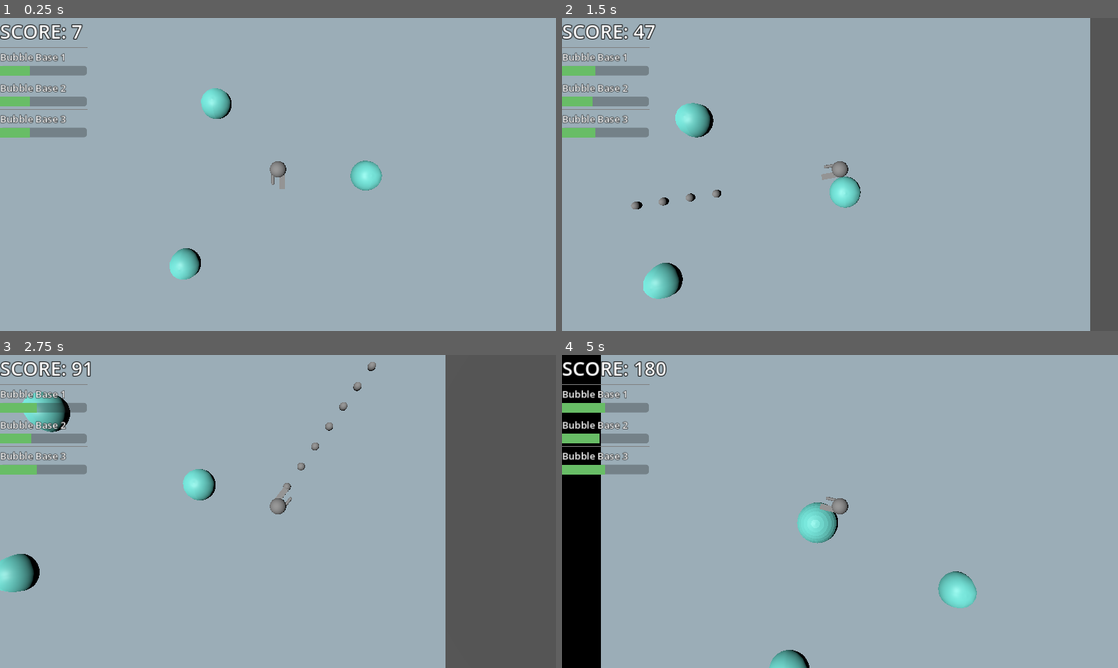
Above: before the commit, frames 1-4 (two rows, left to right).
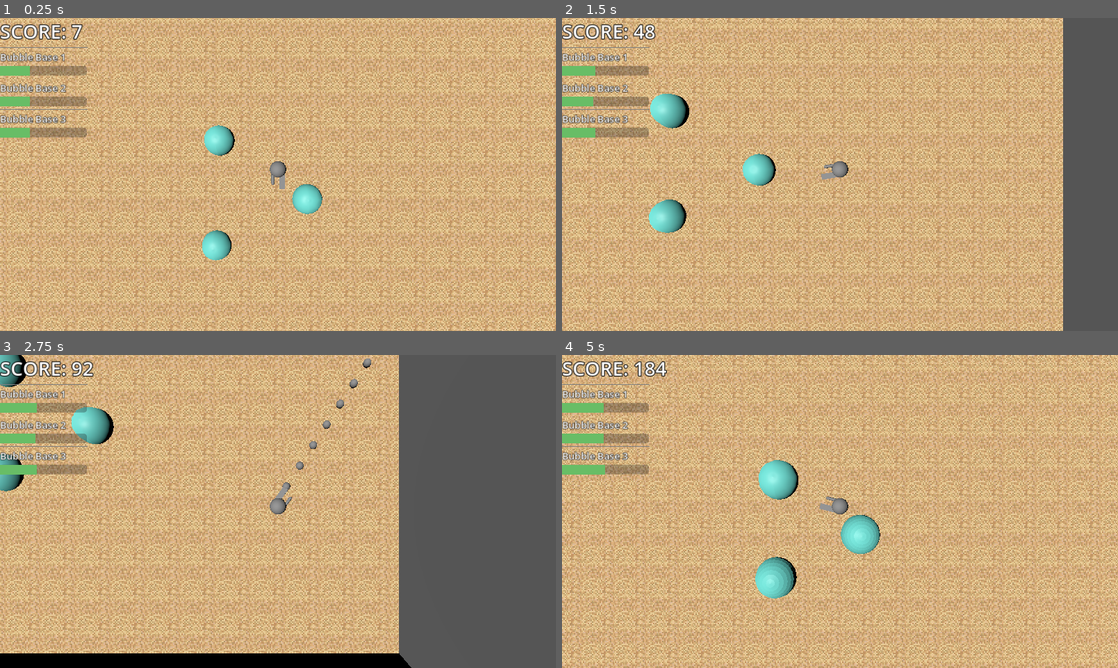
Above: after the commit, the same moments.

Repository: BlackBarman/GGJ_2025
Game: Godot game, scene res://Levels/level.tscn
The game is run twice, just before and just after one commit, with the same random seed, the same clock (stepped at 60 frames per second) and the same inputs.
Inputs (mouse positions are in pixels of both pictures, inside the frame that each line leads up to):
- Up to frame 1 (0.25 s): no input
- Up to frame 2 (1.5 s): tap Enter (ui_accept) at 0.5, 0.77 s; move the mouse to (962, 158) at 0.52 s; press the mouse at (962, 158) at 0.53 s; hold Right (ui_right) 0.53-1.28 s; move the mouse to (728, 190) at 1.27 s; release the mouse at (728, 190) at 1.28 s; hold Down (ui_down) from 1.28 s (still down); click (728, 190) at 1.35 s
- Up to frame 3 (2.75 s): tap Enter (ui_accept) at 1.52 s; move the mouse to (333, 442) at 2.02 s; release Down (ui_down) at 2.03 s; press the mouse at (333, 442) at 2.03 s; hold Right (ui_right) from 2.03 s (still down)
- Up to frame 4 (5 s): move the mouse to (812, 574) at 2.77 s; release Right (ui_right) at 2.78 s; release the mouse at (812, 574) at 2.78 s; hold Up (ui_up) 2.78-3.53 s; click (812, 574) at 2.85 s; tap Enter (ui_accept) at 3.02, 3.77, 4.52 s; move the mouse to (1006, 558) at 3.52 s; press the mouse at (1006, 558) at 3.53 s; hold Left (ui_left) from 3.53 s (still down); move the mouse to (673, 464) at 4.27 s; release the mouse at (673, 464) at 4.28 s; click (673, 464) at 4.35 s

The runs differ from the first frame. In frame 1, 98% of the frame differs, in the area x 0-100%, y 0-100%; in frame 2, 93%; in frame 3, 78%; in frame 4, 98%.

Commit message:
fixed issue with different enemies

Diff:
--- a/ggj_2025/LevelIngredients/chase_enemy.gd
+++ b/ggj_2025/LevelIngredients/chase_enemy.gd
@@ -1,6 +1,7 @@
 extends CharacterBody3D
 @export var damage_to_bubble = 10
 @export var nav_speed = 2
+@export var follow_player =false
 var target_bubble = null
 @onready var nav_agent = $NavigationAgent3D
 var following_player=false
@@ -36,7 +37,7 @@
 		_get_new_bubble()
 		return
 
-	if !following_player:
+	if !following_player || !follow_player:
 		var bubble_size = target_bubble.get_global_transform().basis.x
 		var current_location = global_transform.origin
 		var next_location = nav_agent.target_position
@@ -66,7 +67,8 @@
 
 
 func _on_detection_collider_body_entered(body: Node3D) -> void:
-	if  body.name == "CharacterBody3D":
-		following_player =true
-		target_bubble =body
-		update_target_location(body.global_position)
+	if follow_player:
+		if  body.name == "CharacterBody3D":
+			following_player =true
+			target_bubble =body
+			update_target_location(body.global_position)
--- a/ggj_2025/LevelIngredients/chase_enemy.tscn
+++ b/ggj_2025/LevelIngredients/chase_enemy.tscn
@@ -9,6 +9,7 @@
 
 [node name="ChaseEnemy" type="CharacterBody3D" groups=["EnemyGroup", "enemies"]]
 script = ExtResource("1_goor2")
+follow_player = true
 
 [node name="Area3D" type="Area3D" parent="." groups=["EnemyCollisionGroup"]]
 
--- a/ggj_2025/LevelIngredients/enemy.gd
+++ b/ggj_2025/LevelIngredients/enemy.gd
@@ -25,6 +25,9 @@
 		target_bubble =null
 
 func _physics_process(delta: float) -> void:
+	if global_position.y< -10:
+		print("please help me!!")
+
 	if nav_agent.is_target_reachable():
 		return
 	else:
@@ -36,7 +39,9 @@
 
 	var bubble_size = target_bubble.get_global_transform().basis.x
 	var current_location = global_transform.origin
-	var next_location = nav_agent.target_position
+	var next_location = nav_agent.get_next_path_position()
+	if global_transform.origin == next_location:
+		return
 	look_at(next_location)
 	rotation.x =0
 	rotation.z =0
--- a/ggj_2025/LevelIngredients/enemy.tscn
+++ b/ggj_2025/LevelIngredients/enemy.tscn
@@ -1,6 +1,6 @@
 [gd_scene load_steps=5 format=3 uid="uid://cc1glweosc7j1"]
 
-[ext_resource type="Script" path="res://LevelIngredients/enemy.gd" id="1_oapgt"]
+[ext_resource type="Script" path="res://LevelIngredients/chase_enemy.gd" id="1_qdhtq"]
 [ext_resource type="PackedScene" uid="uid://dvbcpyo2wiwqo" path="res://Art/Blockout/Mesh_TestEnemy.gltf" id="2_ep0hf"]
 
 [sub_resource type="CapsuleShape3D" id="CapsuleShape3D_q38e3"]
@@ -8,7 +8,7 @@
 [sub_resource type="SphereShape3D" id="SphereShape3D_j3jo5"]
 
 [node name="Enemy" type="CharacterBody3D" groups=["EnemyGroup", "enemies"]]
-script = ExtResource("1_oapgt")
+script = ExtResource("1_qdhtq")
 
 [node name="Area3D" type="Area3D" parent="." groups=["EnemyCollisionGroup"]]
 
--- a/ggj_2025/LevelIngredients/enemy_manager.gd
+++ b/ggj_2025/LevelIngredients/enemy_manager.gd
@@ -3,8 +3,8 @@
 @export var enemy_scene: PackedScene
 @export var chase_enemy_scene: PackedScene
 
-@export var enemy_spawn_time = 0.5
-@export var enemies_to_spawn = 3;
+@export var enemy_spawn_time = 1
+@export var enemies_to_spawn = 1;
 
 # Called when the node enters the scene tree for the first time.
 func _ready() -> void:
@@ -14,6 +14,8 @@
 
 # Called every frame. 'delta' is the elapsed time since the previous frame.
 func _process(delta: float) -> void:
+	var enemies = get_tree().get_nodes_in_group("EnemyGroup")
+	print(enemies.size())
 	pass
 
 
--- a/ggj_2025/Levels/level.tscn
+++ b/ggj_2025/Levels/level.tscn
@@ -1,17 +1,22 @@
-[gd_scene load_steps=12 format=3 uid="uid://dbkid55m6imlg"]
+[gd_scene load_steps=13 format=3 uid="uid://dbkid55m6imlg"]
 
 [ext_resource type="Script" path="res://Levels/level.gd" id="1_7dfin"]
 [ext_resource type="Texture2D" uid="uid://df6gxirkpdbur" path="res://Art/SpaceBackground.png" id="1_50b8p"]
-[ext_resource type="Texture2D" uid="uid://dcua7l7x4j8vs" path="res://Art/GreyBackground.png" id="1_o7hox"]
 [ext_resource type="PackedScene" uid="uid://qu7xa6wcyixa" path="res://LevelIngredients/BubbleBase.tscn" id="4_rhv53"]
 [ext_resource type="PackedScene" uid="uid://cg8dbagredl1y" path="res://user_interface.tscn" id="5_fkdie"]
 [ext_resource type="PackedScene" uid="uid://ccwkw3gk2obrk" path="res://Chara.tscn" id="6_81aot"]
-[ext_resource type="PackedScene" path="res://LevelIngredients/enemy_manager.tscn" id="7_0sfro"]
+[ext_resource type="Texture2D" uid="uid://dgwuvt75nv5h" path="res://Art/sandTexture.png" id="6_ihoce"]
+[ext_resource type="PackedScene" uid="uid://c55d1hd8xdqse" path="res://LevelIngredients/enemy_manager.tscn" id="7_0sfro"]
 [ext_resource type="AudioStream" uid="uid://0kr4fh1mbmjt" path="res://Sounds/411462__thebuilder15__bubble-pop.wav" id="8_3opmy"]
 [ext_resource type="Script" path="res://Levels/bubble_popping.gd" id="9_f8ko0"]
 
 [sub_resource type="BoxShape3D" id="BoxShape3D_5l56y"]
-size = Vector3(63.0818, 1, 64.9574)
+size = Vector3(385.814, 1, 386.665)
+
+[sub_resource type="StandardMaterial3D" id="StandardMaterial3D_ghf1n"]
+albedo_texture = ExtResource("6_ihoce")
+uv1_scale = Vector3(1000, 1000, 1000)
+texture_filter = 0
 
 [sub_resource type="BoxShape3D" id="BoxShape3D_1xfiw"]
 size = Vector3(1, 13.9551, 61.3906)
@@ -26,13 +31,13 @@
 texture = ExtResource("1_50b8p")
 
 [node name="BubbleBase" parent="." instance=ExtResource("4_rhv53")]
-transform = Transform3D(1, 0, 0, 0, 1, 0, 0, 0, 1, 4.5, -0.5, -4.2)
+transform = Transform3D(1, 0, 0, 0, 1, 0, 0, 0, 1, 2, -0.5, -4)
 
 [node name="BubbleBase2" parent="." instance=ExtResource("4_rhv53")]
-transform = Transform3D(1, 0, 0, 0, 1, 0, 0, 0, 1, -0.4, -0.5, 6)
+transform = Transform3D(1, 0, 0, 0, 1, 0, 0, 0, 1, -2, -0.5, 2)
 
 [node name="BubbleBase3" parent="." instance=ExtResource("4_rhv53")]
-transform = Transform3D(1, 0, 0, 0, 1, 0, 0, 0, 1, -6.4, -0.5, -6.3)
+transform = Transform3D(1, 0, 0, 0, 1, 0, 0, 0, 1, -5.16595, -0.623795, -4.19299)
 
 [node name="UserInterface" parent="." node_paths=PackedStringArray("main_level", "bubble_base_1", "bubble_base_2", "bubble_base_3") instance=ExtResource("5_fkdie")]
 main_level = NodePath("..")
@@ -42,8 +47,8 @@
 
 [node name="CharacterBody3D" parent="." node_paths=PackedStringArray("camera") instance=ExtResource("6_81aot")]
 transform = Transform3D(1, 0, 0, 0, 1, 0, 0, 0, 1, 0, 0.5, 0)
-collision_layer = 5
-collision_mask = 5
+collision_layer = 13
+collision_mask = 13
 camera = NodePath("Camera3D")
 
 [node name="Camera3D" type="Camera3D" parent="CharacterBody3D"]
@@ -52,12 +57,15 @@
 [node name="StaticBody3D" type="StaticBody3D" parent="."]
 
 [node name="CollisionShape3D" type="CollisionShape3D" parent="StaticBody3D"]
-transform = Transform3D(1, 0, 0, 0, 1, 0, 0, 0, 1, 0.516968, -1, 0.0343628)
+transform = Transform3D(1, 0, 0, 0, 1, 0, 0, 0, 1, -2.19974, -1, -0.489334)
 shape = SubResource("BoxShape3D_5l56y")
 
 [node name="Floor" type="Sprite3D" parent="StaticBody3D"]
 transform = Transform3D(300, 0, 0, 0, -1.31134e-05, 1, 0, -300, -4.37114e-08, 0, -0.5, 0)
-texture = ExtResource("1_o7hox")
+material_override = SubResource("StandardMaterial3D_ghf1n")
+transparent = false
+double_sided = false
+texture = ExtResource("6_ihoce")
 
 [node name="EnemyManager" parent="." instance=ExtResource("7_0sfro")]
 transform = Transform3D(1, 0, 0, 0, 1, 0, 0, 0, 1, 1.36096, 0, 0)
@@ -70,12 +78,12 @@
 transform = Transform3D(0.972684, -0.232059, -0.00582203, -0.0680426, -0.309002, 0.948624, -0.221936, -0.922316, -0.316351, 1.19252, 4.48798, -5.65305)
 
 [node name="Walls" type="StaticBody3D" parent="."]
-transform = Transform3D(1, 0, 0, 0, 1, 0, 0, 0, 1, -0.100346, 0.338142, -0.0844994)
-collision_layer = 4
-collision_mask = 4
+transform = Transform3D(1, -1.02445e-08, 7.10133e-09, 0, 1, 0, 1.10595e-08, 0, 1, -0.100346, 0.338141, -0.0844989)
+collision_layer = 8
+collision_mask = 8
 
 [node name="CollisionShape3D" type="CollisionShape3D" parent="Walls"]
-transform = Transform3D(1, 0, 0, 0, 1, 0, 0, 0, 1, 21.7599, -0.529223, -0.627045)
+transform = Transform3D(1, 0, 0, 0, 1, 0, 0, 0, 1, 21.7096, -0.494803, -0.652952)
 shape = SubResource("BoxShape3D_1xfiw")
 
 [node name="CSGBox3D" type="CSGBox3D" parent="Walls/CollisionShape3D"]
@@ -83,7 +91,7 @@
 size = Vector3(1, 12.689, 70.5931)
 
 [node name="CollisionShape3D2" type="CollisionShape3D" parent="Walls"]
-transform = Transform3D(1, 0, 0, 0, 1, 0, 0, 0, 1, -17.9087, -0.694733, -2.17728)
+transform = Transform3D(1, 0, 0, 0, 1, 0, 0, 0, 1, -17.959, -0.660313, -2.20319)
 shape = SubResource("BoxShape3D_1xfiw")
 
 [node name="CSGBox3D" type="CSGBox3D" parent="Walls/CollisionShape3D2"]
@@ -91,7 +99,7 @@
 size = Vector3(1, 12.689, 70.5931)
 
 [node name="CollisionShape3D3" type="CollisionShape3D" parent="Walls"]
-transform = Transform3D(-4.37114e-08, 0, 1, 0, 1, 0, -1, 0, -4.37114e-08, 0.876158, -0.694733, -20.6503)
+transform = Transform3D(-4.37114e-08, 0, 1, 0, 1, 0, -1, 0, -4.37114e-08, 0.825848, -0.660313, -20.6762)
 shape = SubResource("BoxShape3D_1xfiw")
 
 [node name="CSGBox3D" type="CSGBox3D" parent="Walls/CollisionShape3D3"]
@@ -99,7 +107,7 @@
 size = Vector3(1, 12.689, 70.5931)
 
 [node name="CollisionShape3D4" type="CollisionShape3D" parent="Walls"]
-transform = Transform3D(-4.37114e-08, 0, 1, 0, 1, 0, -1, 0, -4.37114e-08, 0.876158, -0.694733, 23.4252)
+transform = Transform3D(-4.37114e-08, 0, 1, 0, 1, 0, -1, 0, -4.37114e-08, 0.825848, -0.660313, 23.3993)
 shape = SubResource("BoxShape3D_1xfiw")
 
 [node name="CSGBox3D" type="CSGBox3D" parent="Walls/CollisionShape3D4"]
Binary file added: ggj_2025/Art/sandTexture.png
Not shown, added: ggj_2025/Art/sandTexture.png.import
